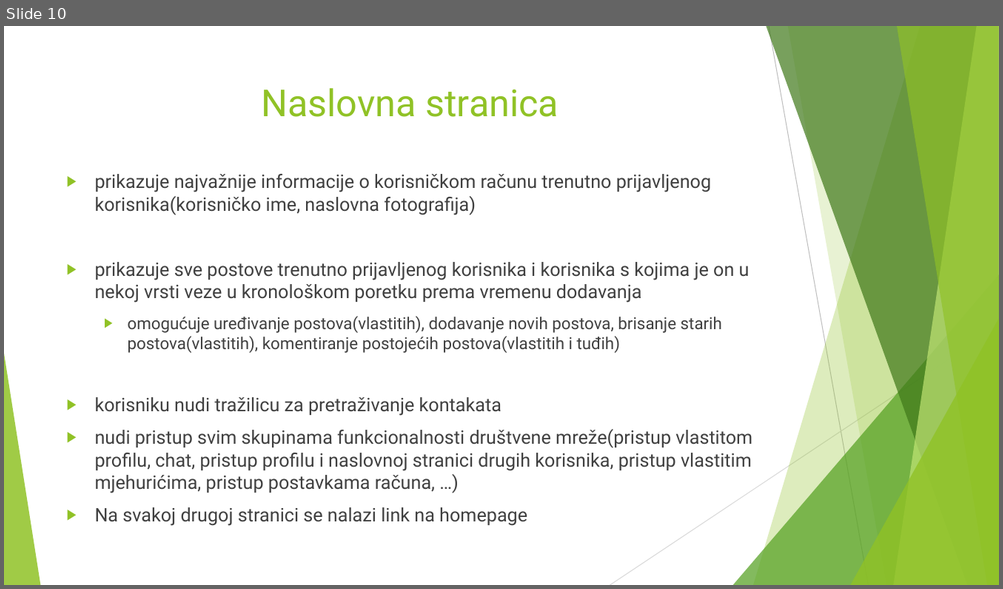
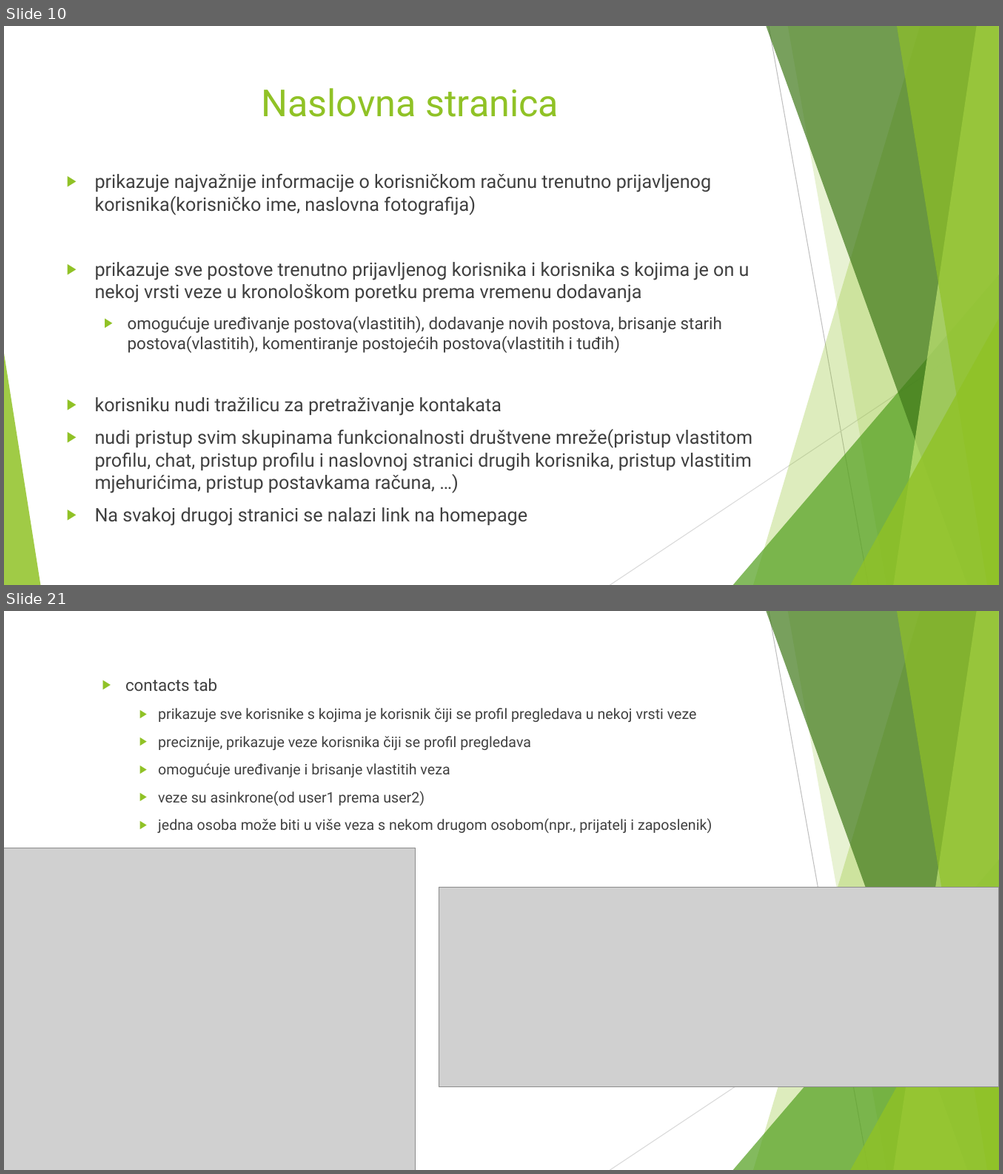
Before and after one commit to kof3r/drustvena_mreza, a slide deck: resursi/management/Bubbles.pptx. Shown one above the other, each under a label of ours: slide 10 before the commit, slides 10 and 21 after it; the slides between them are not shown. The pictures are 1003x589 and 1003x1174 pixels, drawn with LibreOffice and Linux fonts; fonts in the diff are those of the drawing; grey boxes stand for pictures. Boxes give left, top, right and bottom in pixels: in the first picture for what was removed or moved away, otherwise in the second. Text is boxed around its words. In the diff, an @@ line names an element or a change of style, - is before the commit and + after.

```diff
--- a/resursi/management/Bubbles.pptx
+++ b/resursi/management/Bubbles.pptx
@@ slide 21 added at [4, 611, 999, 1170], background #FFFFFF; not listed: 9 template elements that a slide beside it also shows @@
@@ text added at [125, 678, 711, 834], 14 pt, text #404040 @@
+  ▶ contacts tab
+    ▶ prikazuje sve korisnike s kojima je korisnik čiji se profil pregledava u nekoj vrsti veze
+    ▶ preciznije, prikazuje veze korisnika čiji se profil pregledava
+    ▶ omogućuje uređivanje i brisanje vlastitih veza
+    ▶ veze su asinkrone(od user1 prema user2)
+    ▶ jedna osoba može biti u više veza s nekom drugom osobom(npr., prijatelj i zaposlenik)
@@ picture added at [4, 848, 415, 1170] @@
@@ picture added at [439, 888, 999, 1088] @@
```
Also in this commit, not shown: 4 slides changed, 9 other slides added, 1 slide removed, 26 other files.
